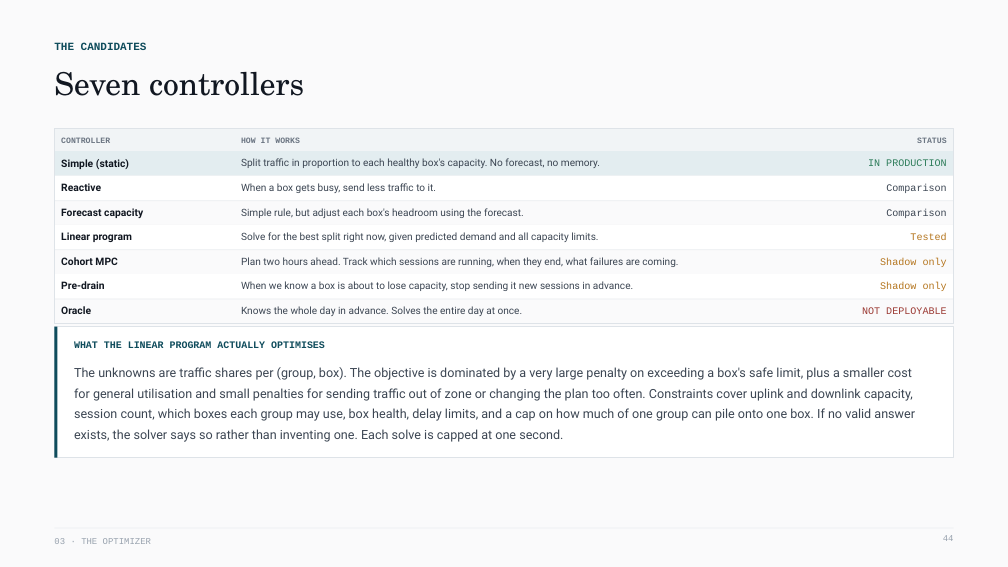
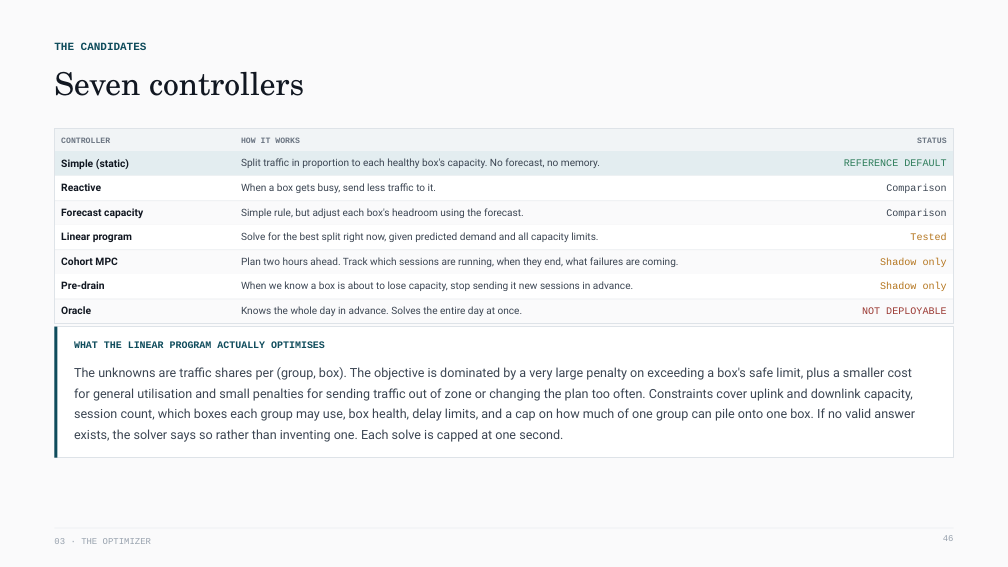
Before and after one commit to SriPrarabdha/5g-simulation, a slide deck: slide 46 of presentation/CDOT_UPF_Steering_Evidence_Review.pptx (slide 44 before the commit). Drawn at 1008x567 pixels with LibreOffice and Linux fonts; fonts in the diff are those of the drawing. Boxes give left, top, right and bottom in pixels: in the first picture for what was removed or moved away, otherwise in the second. Text is boxed around its words. In the diff, an @@ line names an element or a change of style, - is before the commit and + after.

```diff
--- a/presentation/CDOT_UPF_Steering_Evidence_Review.pptx
+++ b/presentation/CDOT_UPF_Steering_Evidence_Review.pptx
@@ text at box(844, 159, 946, 166): text changed @@
-IN PRODUCTION
+REFERENCE DEFAULT
```
Also in this commit, not shown: 54 other slides changed, 12 slides added, 43 other files.
